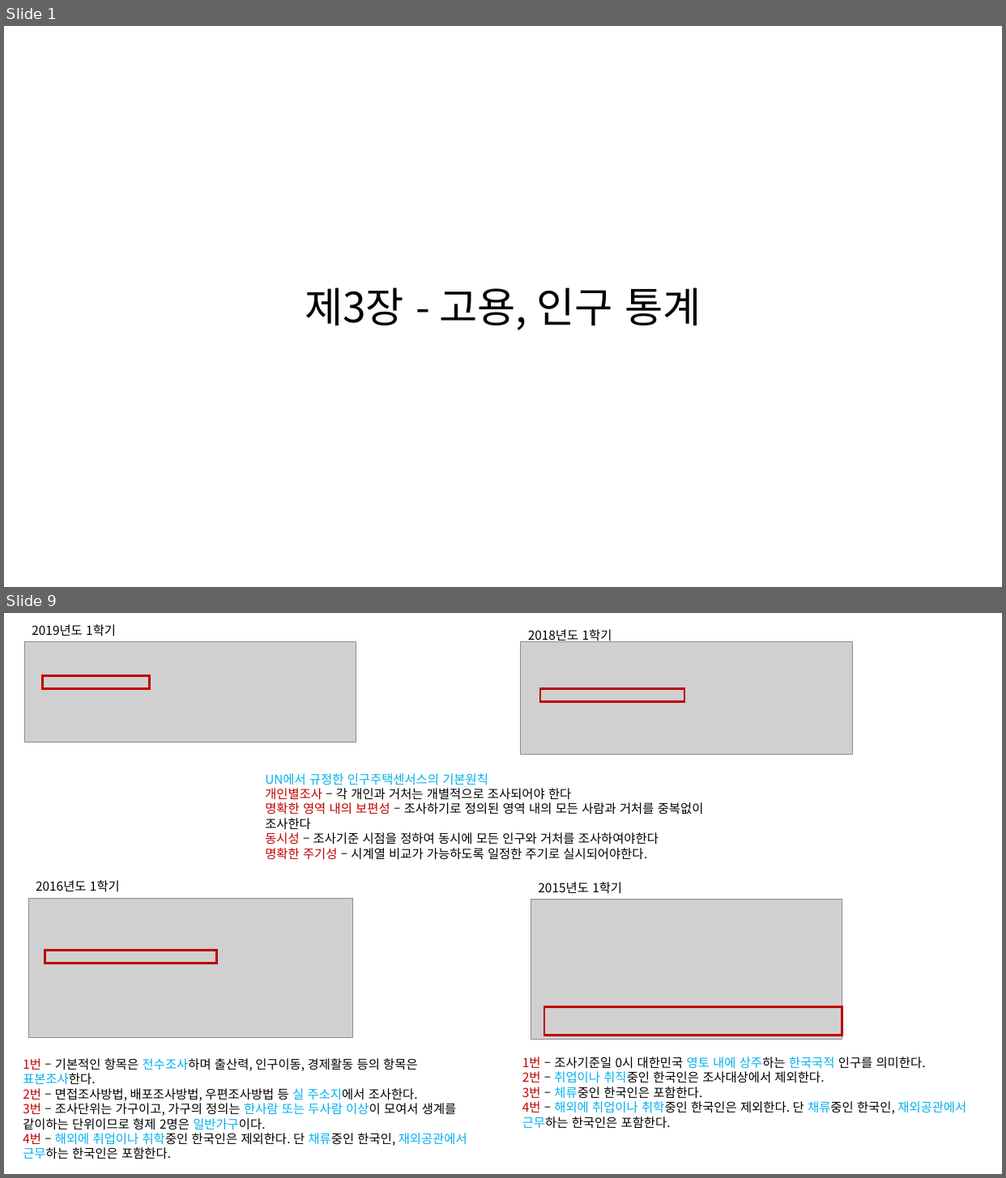
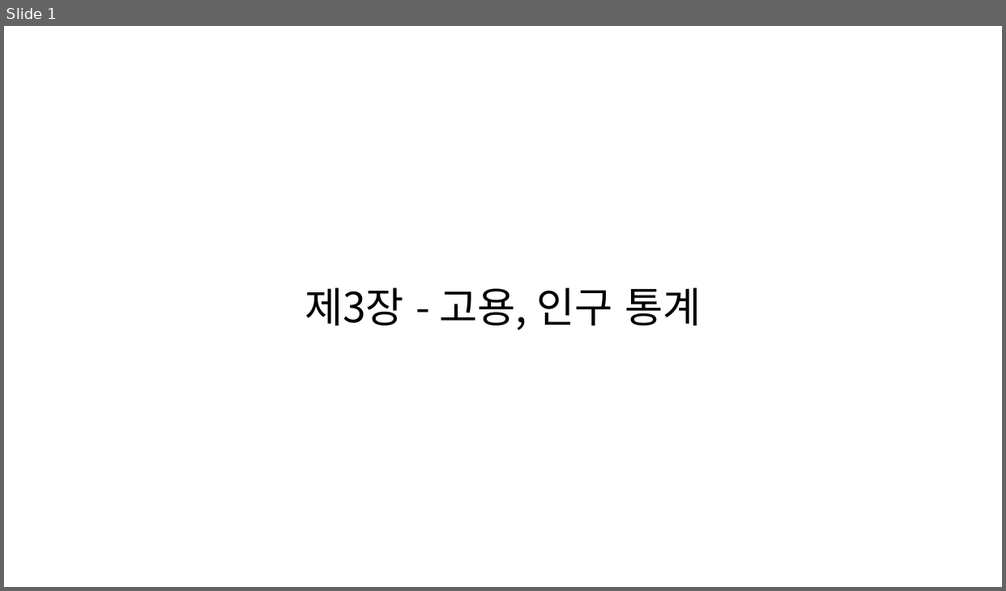
Before and after one commit to KNOU-STUDY/KNOU-UNDERSTANDING-NATIONAL-STATISTICS, a slide deck: previous_question/3장-고용,임금 통계.pptx. Shown one above the other, each under a label of ours: slides 1 and 9 before the commit, slide 1 after it; the slides between them are not shown. The pictures are 1006x1178 and 1006x591 pixels, drawn with LibreOffice and Linux fonts; fonts in the diff are those of the drawing; grey boxes stand for pictures. Boxes give left, top, right and bottom in pixels: in the first picture for what was removed or moved away, otherwise in the second. Text is boxed around its words. In the diff, an @@ line names an element or a change of style, - is before the commit and + after.

```diff
--- a/previous_question/3장-고용,임금 통계.pptx
+++ b/previous_question/3장-고용,임금 통계.pptx
@@ slide 9 removed at (4,613,1002,1174), background #FFFFFF @@
@@ text removed at (32,624,116,636) @@
-2019년도 1학기
@@ text removed at (528,629,612,643) @@
-2018년도 1학기
@@ picture removed at (24,642,356,743) @@
@@ picture removed at (521,642,852,755) @@
@@ rectangle removed at (42,676,149,688) @@
@@ rectangle removed at (541,688,684,701) @@
@@ text removed at (265,773,704,860) @@
-UN에서 규정한 인구주택센서스의 기본원칙
-개인별조사 – 각 개인과 거처는 개별적으로 조사되어야 한다
-명확한 영역 내의 보편성 – 조사하기로 정의된 영역 내의 모든 사람과 거처를 중복없이 조사한다
-동시성 – 조사기준 시점을 정하여 동시에 모든 인구와 거처를 조사하여야한다
-명확한 주기성 – 시계열 비교가 가능하도록 일정한 주기로 실시되어야한다.
@@ picture removed at (28,898,353,1038) @@
@@ text removed at (36,880,120,892) @@
-2016년도 1학기
@@ picture removed at (531,900,842,1040) @@
@@ text removed at (538,882,622,894) @@
-2015년도 1학기
@@ rectangle removed at (44,951,216,964) @@
@@ rectangle removed at (544,1007,842,1035) @@
@@ text removed at (23,1059,467,1160) @@
-1번 – 기본적인 항목은 전수조사하며 출산력, 인구이동, 경제활동 등의 항목은 표본조사한다.
-2번 – 면접조사방법, 배포조사방법, 우편조사방법 등 실 주소지에서 조사한다.
-3번 – 조사단위는 가구이고, 가구의 정의는 한사람 또는 두사람 이상이 모여서 생계를 같이하는 단위이므로 형제 2명은 일반가구이다.
-4번 – 해외에 취업이나 취학중인 한국인은 제외한다. 단 채류중인 한국인, 재외공관에서 근무하는 한국인은 포함한다.
@@ text removed at (522,1057,966,1129) @@
-1번 – 조사기준일 0시 대한민국 영토 내에 상주하는 한국국적 인구를 의미한다.
-2번 – 취업이나 취직중인 한국인은 조사대상에서 제외한다.
-3번 – 체류중인 한국인은 포함한다.
-4번 – 해외에 취업이나 취학중인 한국인은 제외한다. 단 채류중인 한국인, 재외공관에서 근무하는 한국인은 포함한다.
```
Also in this commit, not shown: 2 slides changed, 10 slides added, 15 other slides removed.
